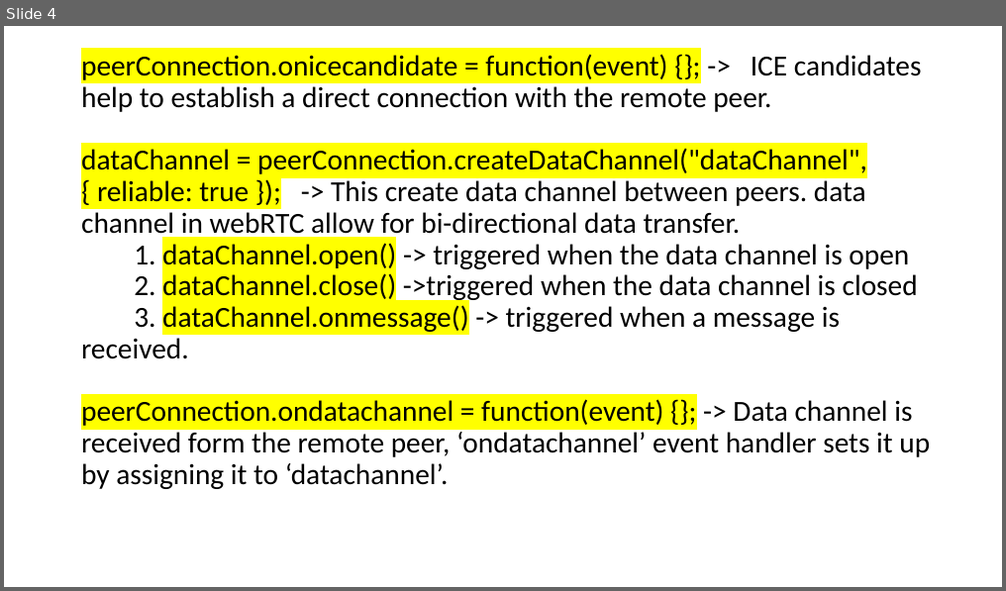
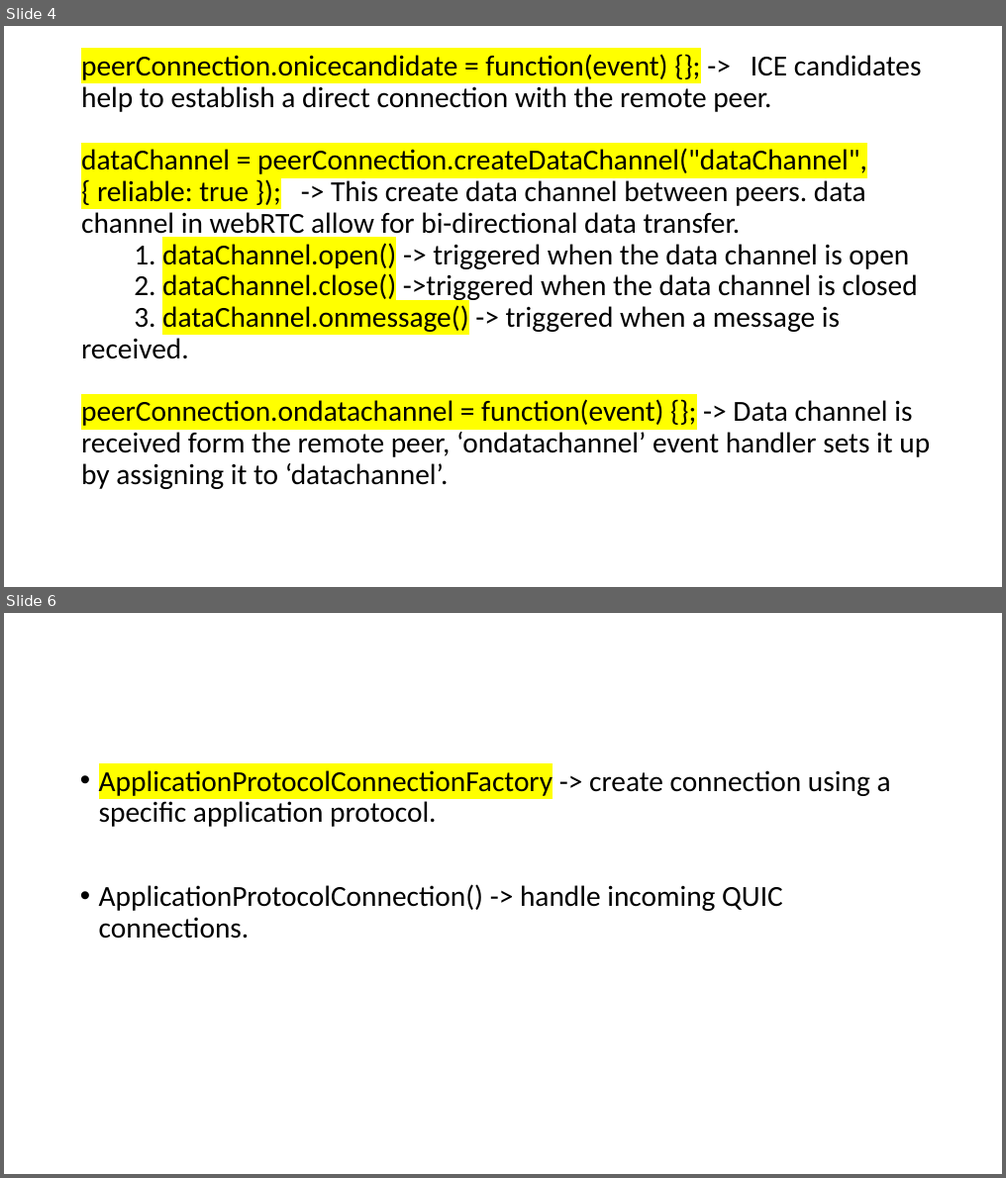
Before and after one commit to parthasarathi1234/quic, a slide deck: Presentation1.pptx. Shown one above the other, each under a label of ours: slide 4 before the commit, slides 4 and 6 after it; the slides between them are not shown. The pictures are 1006x591 and 1006x1178 pixels, drawn with LibreOffice and Linux fonts; fonts in the diff are those of the drawing. Boxes give left, top, right and bottom in pixels: in the first picture for what was removed or moved away, otherwise in the second. Text is boxed around its words. In the diff, an @@ line names an element or a change of style, - is before the commit and + after.

```diff
--- a/Presentation1.pptx
+++ b/Presentation1.pptx
@@ slide 6 added at (4,613,1002,1174), background #FFFFFF @@
@@ text added at (99,770,891,939), 28 pt, text #000000 @@
+• ApplicationProtocolConnectionFactory -> create connection using a specific application protocol.
+• ApplicationProtocolConnection() -> handle incoming QUIC connections.
```
Also in this commit, not shown: 2 slides changed, 2 other slides added, 1 slide removed.
